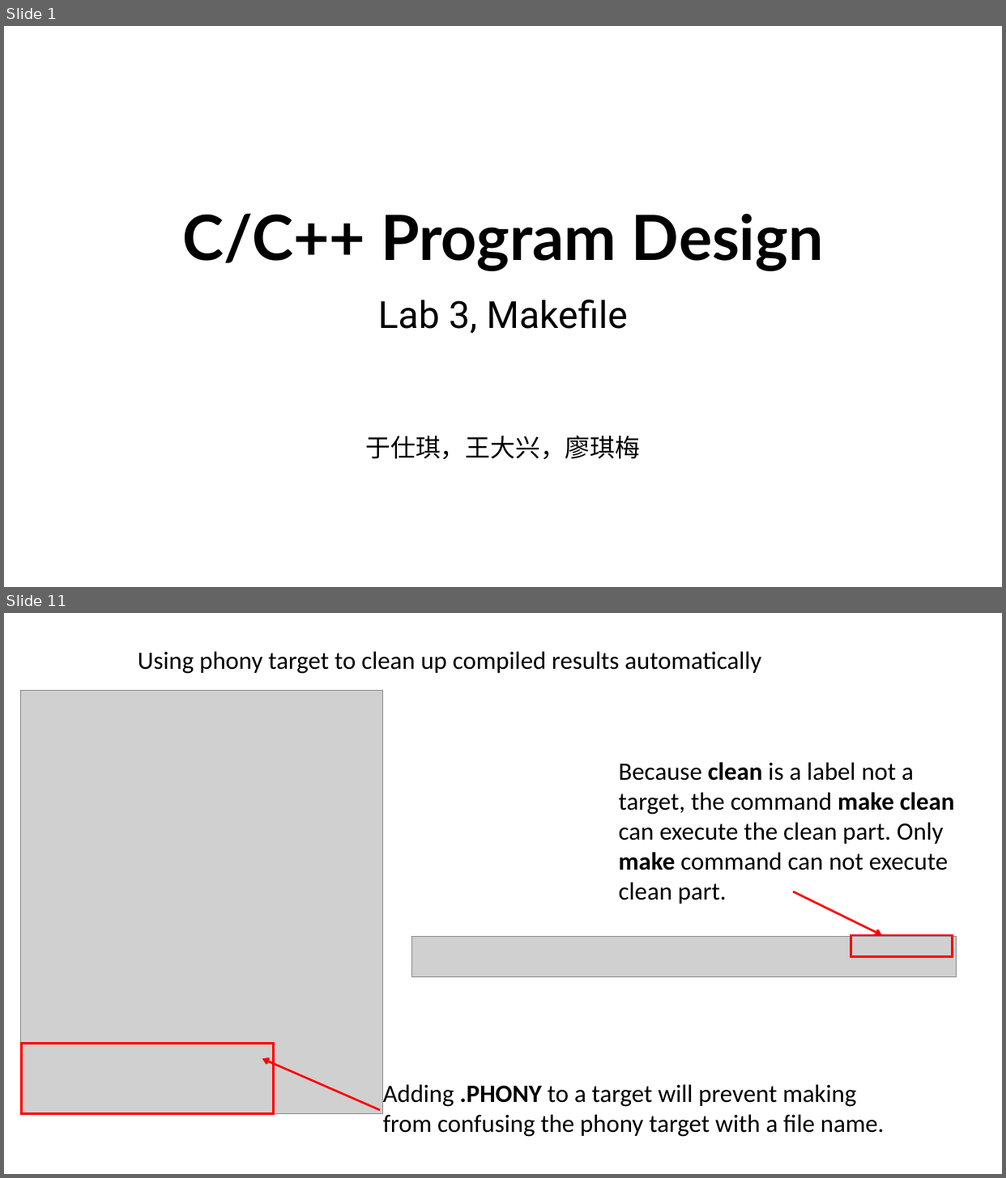
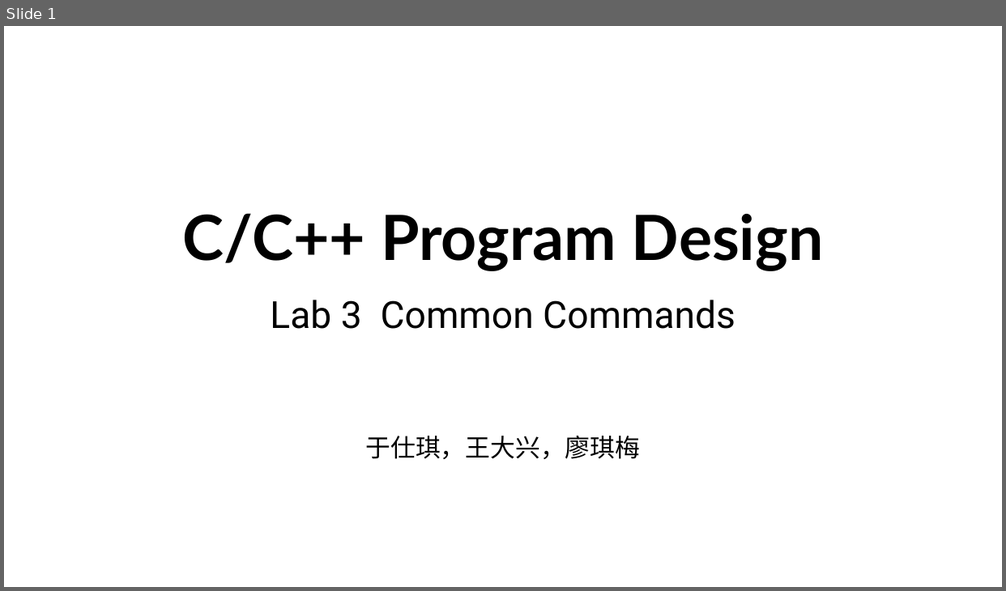
Before and after one commit to ShiqiYu/CPP, a slide deck: week03/Lab03.pptx. Shown one above the other, each under a label of ours: slides 1 and 11 before the commit, slide 1 after it; the slides between them are not shown. The pictures are 1006x1178 and 1006x591 pixels, drawn with LibreOffice and Linux fonts; fonts in the diff are those of the drawing; grey boxes stand for pictures; background and template pictures are left out. Boxes give left, top, right and bottom in pixels: in the first picture for what was removed or moved away, otherwise in the second. Text is boxed around its words. In the diff, an @@ line names an element or a change of style, - is before the commit and + after.

```diff
--- a/week03/Lab03.pptx
+++ b/week03/Lab03.pptx
@@ slide 11 removed at (x1=4, y1=613, x2=1002, y2=1174), background #FFFFFF @@
@@ text removed at (x1=138, y1=651, x2=761, y2=674) @@
-Using phony target to clean up compiled results automatically
@@ picture removed at (x1=20, y1=691, x2=383, y2=1114) @@
@@ text removed at (x1=619, y1=762, x2=955, y2=904) @@
-  Because clean is a label not a target, the command make clean can execute the clean part. Only make command can not execute clean part.
@@ arrow removed from (793, 892) to (882, 935) @@
@@ picture removed at (x1=412, y1=936, x2=957, y2=977) @@
@@ rectangle removed at (x1=850, y1=935, x2=953, y2=957) @@
@@ rectangle removed at (x1=21, y1=1043, x2=273, y2=1114) @@
@@ arrow removed from (380, 1111) to (262, 1059) @@
@@ text removed at (x1=383, y1=1084, x2=884, y2=1137) @@
-  Adding .PHONY to a target will prevent making from confusing the phony target with a file name.
@@ slide 1 changed as well @@
@@ subtitle at (x1=270, y1=300, x2=735, y2=329): text changed @@
-Lab 3, Makefile
+Lab 3 Common Commands
```
Also in this commit, not shown: 21 slides added, 14 other slides removed.
